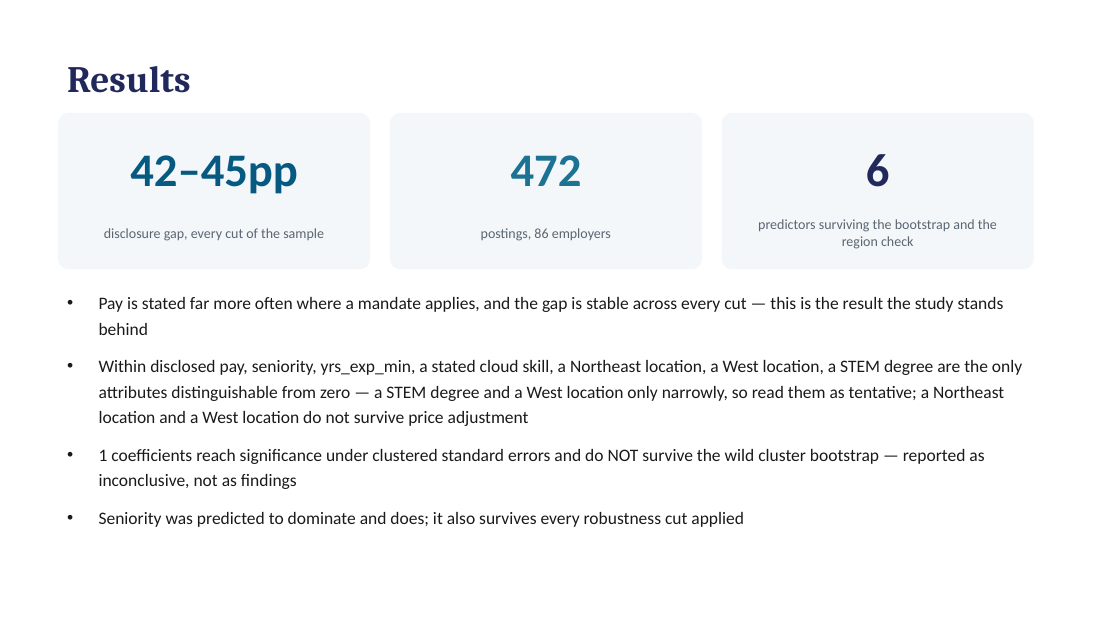
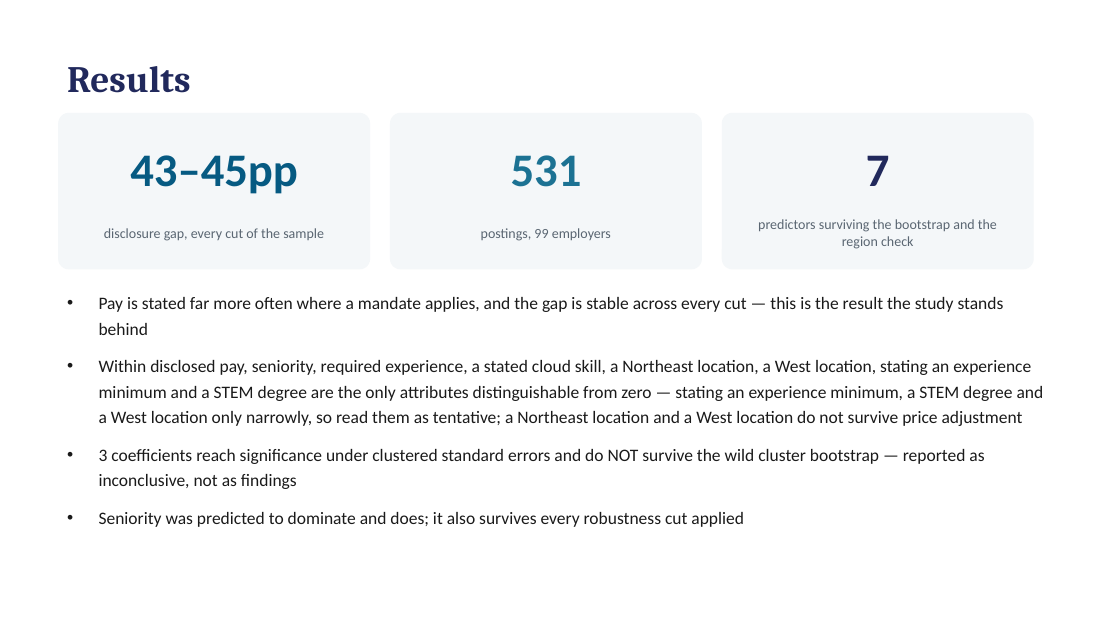
Before and after one commit to hendeal-cyber/Modern-Labor-Market-Data-Submission, a slide deck: slide 6 of paper/presentation.pptx. Drawn at 1120x630 pixels with LibreOffice and Linux fonts; fonts in the diff are those of the drawing. Boxes give left, top, right and bottom in pixels: in the first picture for what was removed or moved away, otherwise in the second. Text is boxed around its words. In the diff, an @@ line names an element or a change of style, - is before the commit and + after.

```diff
--- a/paper/presentation.pptx
+++ b/paper/presentation.pptx
@@ text at <box>130,155,298,194</box>: text changed @@
-42–45pp
+43–45pp
@@ text at <box>511,155,582,187</box>: text changed @@
-472
+531
@@ text at <box>866,155,890,186</box>: text changed @@
-6
+7
@@ text at <box>481,228,611,241</box>: text changed @@
-postings, 86 employers
+postings, 99 employers
@@ text at <box>99,360,1044,489</box>: text changed @@
-• Within disclosed pay, seniority, yrs_exp_min, a stated cloud skill, a Northeast location, a West location, a STEM degree are the only attributes distinguishable from zero — a STEM degree and a West location only narrowly, so read them as tentative; a Northeast location and a West location do not survive price adjustment
-• 1 coefficients reach significance under clustered standard errors and do NOT survive the wild cluster bootstrap — reported as inconclusive, not as findings
+• Within disclosed pay, seniority, required experience, a stated cloud skill, a Northeast location, a West location, stating an experience minimum and a STEM degree are the only attributes distinguishable from zero — stating an experience minimum, a STEM degree and a West location only narrowly, so read them as tentative; a Northeast location and a West location do not survive price adjustment
+• 3 coefficients reach significance under clustered standard errors and do NOT survive the wild cluster bootstrap — reported as inconclusive, not as findings
```
Also in this commit, not shown: 3 other slides changed, 20 other files.
